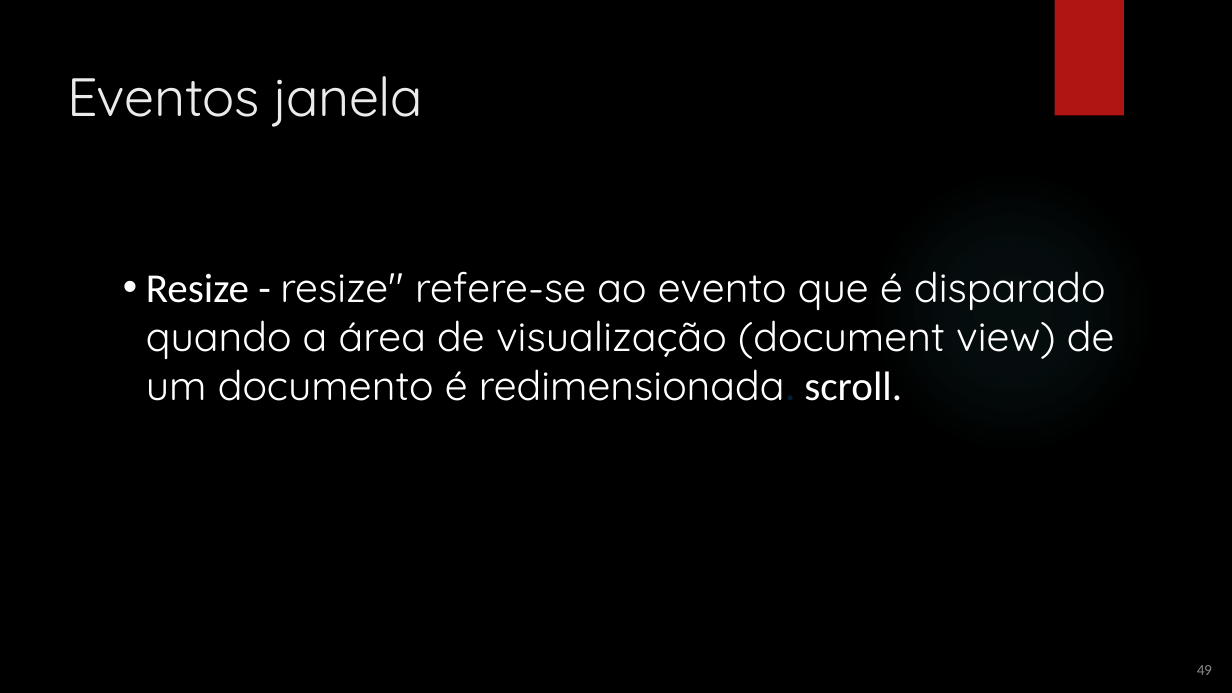
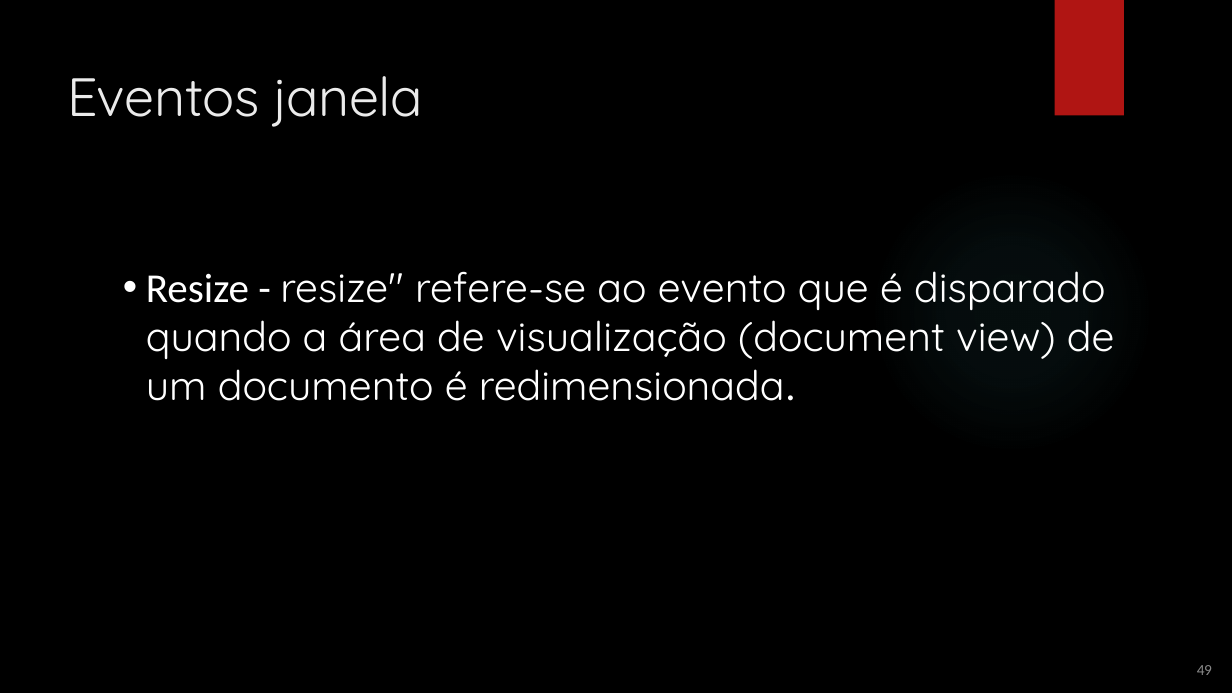
Before and after one commit to mizaelcarlos/Infonet---3-Ano-2025, a slide deck: slide 78 of Programação Client-Side/JavaScript.pptx. Drawn at 1232x693 pixels with LibreOffice and Linux fonts; fonts in the diff are those of the drawing; background and template pictures are left out. Boxes give left, top, right and bottom in pixels: in the first picture for what was removed or moved away, otherwise in the second. Text is boxed around its words. In the diff, an @@ line names an element or a change of style, - is before the commit and + after.

Commit message:
Eventos janela

```diff
--- a/Programação Client-Side/JavaScript.pptx
+++ b/Programação Client-Side/JavaScript.pptx
@@ text at [146, 271, 1115, 401]: text changed @@
-  • Resize - resize" refere-se ao evento que é disparado quando a área de visualização (document view) de um documento é redimensionada. scroll.
+  • Resize - resize" refere-se ao evento que é disparado quando a área de visualização (document view) de um documento é redimensionada.
```
Also in this commit, not shown: 1 other slide changed, 11 other files.
